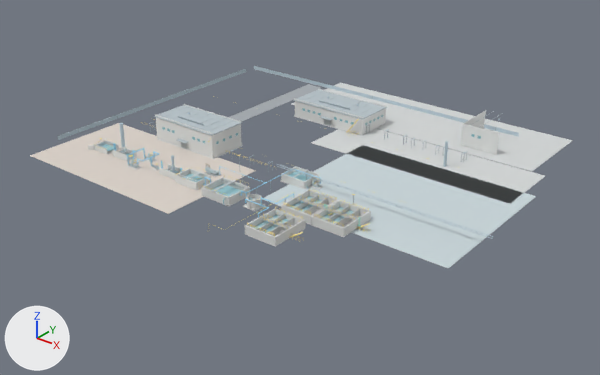
The glTF model examples/m1/assets/wastewater-plant/tiled/coarse/group-root-0-0.glb: old version first, new version second.
Camera for both pictures: a camera (50 mm lens) standing at (251.0, -231.0, 129.0) and looking at (71.0, -6.0, -11.0). Lighting does not change. The marker at lower left points along +X, +Y and +Z. The first picture is the older version. Vertices at exactly the same position are counted once.

The first picture shows 'render-batch-10', 'render-batch-12', 'render-batch-13', 'render-batch-16', 'render-batch-17', 'render-batch-18', 'render-batch-19', 'render-batch-2', 'render-batch-5', 'render-batch-8' and 9 more.
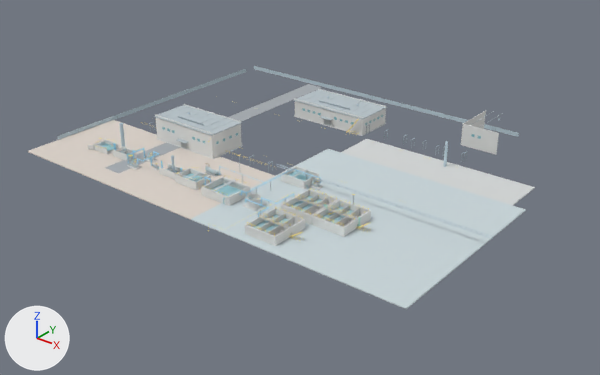
What the commit changed:
me_mesh_5 is used by ob_render_batch_5; location (0.0, 0.0, 0.0).
me_mesh_5 had 96 vertices, 188 faces and spanned x 18.0..26.0, y -56.5..66.5, z 0.1.
me_mesh_5 now has 62 vertices, 120 faces and spans x 18.0..26.0, y -56.5..66.5, z 0.2.
me_mesh_5 part 1: 96 vertices removed from x 18.0..26.0, y -56.5..66.5, z 0.1; 62 vertices added at x 18.0..26.0, y -56.5..66.5, z 0.2.
me_mesh_13 is used by ob_render_batch_13; location (0.0, 0.0, 0.0).
me_mesh_13 had 96 vertices, 188 faces and spanned x 80.5..153.5, y -39.5..21.5, z 0.0..0.2.
me_mesh_13 now has 96 vertices, 188 faces and spans x 72.0..155.0, y -65.0..10.0, z -0.2..0.1.
me_mesh_13 part 2: 96 vertices removed from x 80.5..153.5, y -39.5..21.5, z 0.0..0.2; 96 vertices added at x 72.0..155.0, y -65.0..10.0, z -0.2..0.1.
me_mesh_16 is used by ob_render_batch_16; location (0.0, 0.0, 0.0).
me_mesh_16 had 384 vertices, 752 faces and spanned x 12.1..149.0, y -25.4..78.0, z 0.0..0.3.
me_mesh_16 now has 200 vertices, 388 faces and spans x 12.1..150.0, y -25.4..46.9, z -0.2..0.3.
me_mesh_16 part 3: a new loose piece, a box spanning x 78.0..150.0, y 10.0..28.0, z -0.24..0.14, in mat_site_concrete (light grey #d5d8d8).
me_mesh_16 part 4: the loose piece of 96 vertices spanning x 63.0..149.0, y 10.5..39.5, z 0.0..0.2 is deleted.
me_mesh_16 part 5: the loose piece of 96 vertices spanning x 28.5..143.5, y 40.0..78.0, z 0.0..0.2 is deleted.
me_mesh_17 is used by ob_render_batch_17; location (0.0, 0.0, 0.0).
me_mesh_17 had 96 vertices, 188 faces and spanned x -13.5..63.5, y -67.0..-23.0, z 0.0..0.2.
me_mesh_17 now has 96 vertices, 188 faces and spans x -18.0..72.0, y -65.0..-22.0, z -0.2..0.1.
me_mesh_17 part 6: 96 of 96 vertices moved; they spanned x -13.5..63.5, y -67.0..-23.0, z 0.0..0.2 and now span x -18.0..72.0, y -65.0..-22.0, z -0.2..0.1; mean shift (2.0, 1.5, -0.1).

Boxes [x1, y1, x2, y2] around the edits, measured in the pictures (600 x 375 px; the box of a moved part takes in the faces that stretch with it):
'render-batch-13', reshaped (22% wider, 30% taller)
    before: [262, 145, 536, 268]
    after: [191, 149, 526, 309]
'render-batch-16', reshaped
    before: [157, 83, 573, 204]
    after: [157, 115, 535, 205]
'render-batch-17', reshaped (10% wider, 10% taller)
    before: [30, 123, 256, 214]
    after: [27, 120, 275, 220]
part 1 of me_mesh_5, moved or reshaped
    before: [228, 84, 321, 122]
    after: [105, 100, 291, 173]
part 3 of me_mesh_16, added
    after: [341, 139, 535, 205]
part 4 of me_mesh_16, deleted
    before: [311, 129, 545, 204]
part 5 of me_mesh_16, deleted
    before: [291, 83, 573, 172]
